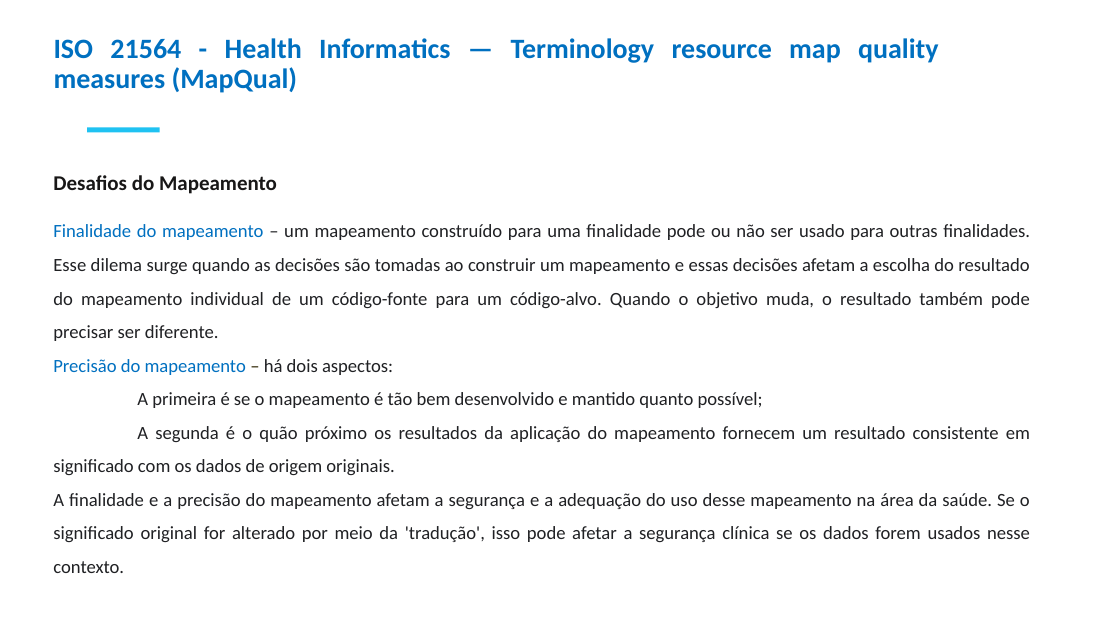
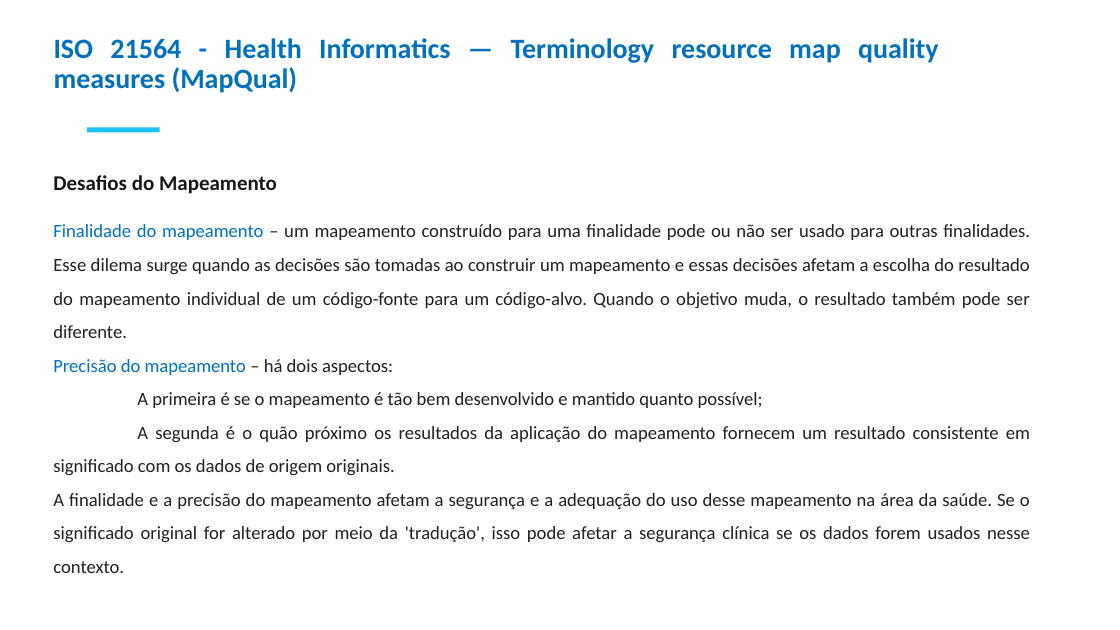
Before and after one commit to moaassis/https-git-codecommit.sa-east-1.amazonaws.com-v1-repos-ips-brasil-documentos, a slide deck: slide 9 of Documentos/Normas-ISO/Discussão das Normas ISO 12300 e 21564.pptx. Drawn at 1120x630 pixels with LibreOffice and Linux fonts; fonts in the diff are those of the drawing; background and template pictures are left out. Boxes give left, top, right and bottom in pixels: in the first picture for what was removed or moved away, otherwise in the second. Text is boxed around its words. In the diff, an @@ line names an element or a change of style, - is before the commit and + after.

```diff
--- a/Documentos/Normas-ISO/Discussão das Normas ISO 12300 e 21564.pptx
+++ b/Documentos/Normas-ISO/Discussão das Normas ISO 12300 e 21564.pptx
@@ text at (53, 224, 1030, 338): text changed @@
-Finalidade do mapeamento – um mapeamento construído para uma finalidade pode ou não ser usado para outras finalidades. Esse dilema surge quando as decisões são tomadas ao construir um mapeamento e essas decisões afetam a escolha do resultado do mapeamento individual de um código-fonte para um código-alvo. Quando o objetivo muda, o resultado também pode precisar ser diferente.
+Finalidade do mapeamento – um mapeamento construído para uma finalidade pode ou não ser usado para outras finalidades. Esse dilema surge quando as decisões são tomadas ao construir um mapeamento e essas decisões afetam a escolha do resultado do mapeamento individual de um código-fonte para um código-alvo. Quando o objetivo muda, o resultado também pode ser diferente.
```
Also in this commit, not shown: 3 other slides changed.
